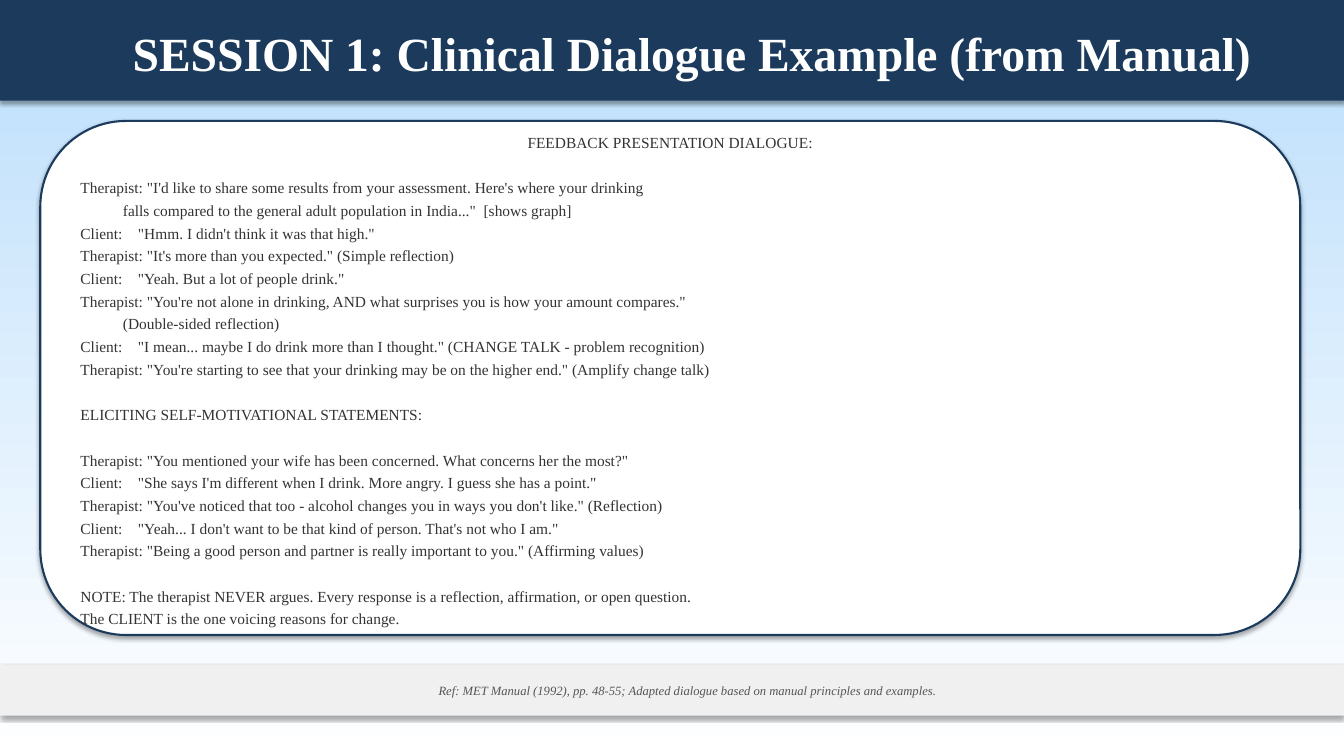
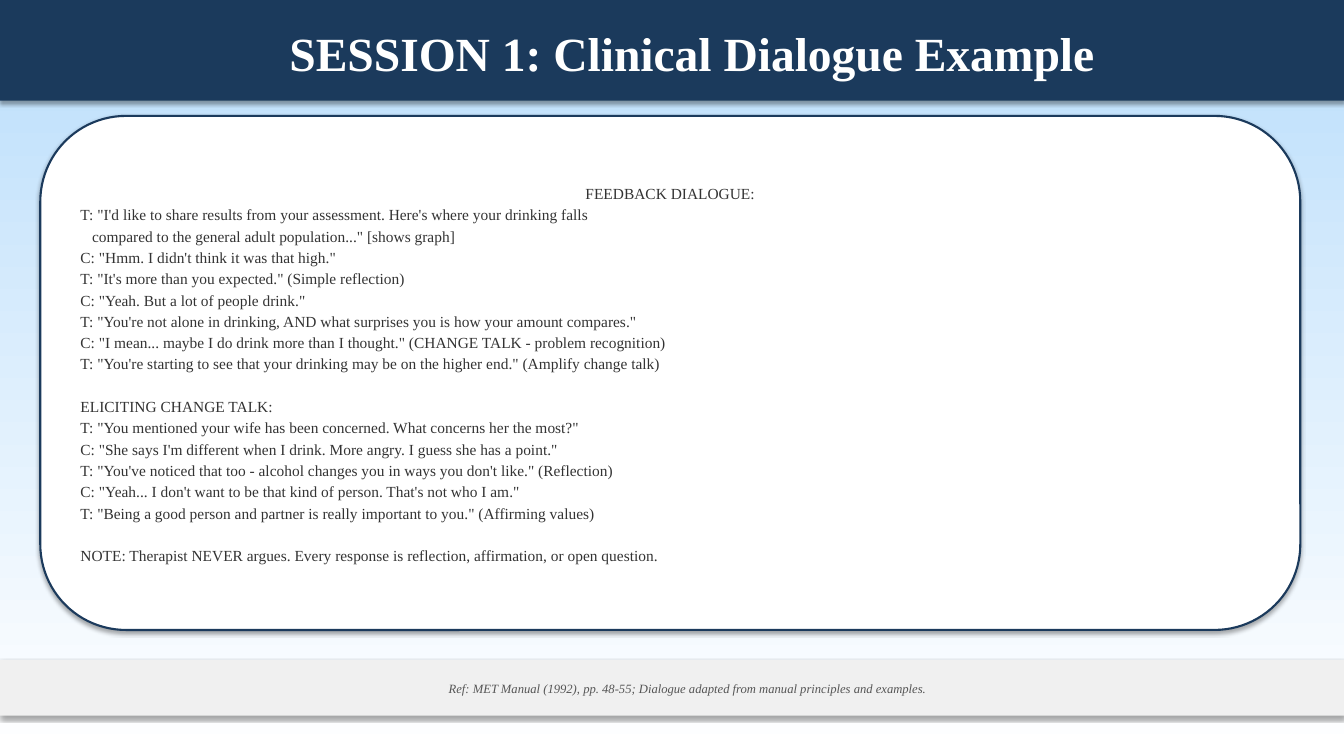
Before and after one commit to tejasdangodra786-byte/Dango-kiro, a slide deck: slide 26 of MET_Comprehensive_Presentation.pptx (slide 25 before the commit). Drawn at 1344x756 pixels with LibreOffice and Linux fonts; fonts in the diff are those of the drawing. Boxes give left, top, right and bottom in pixels: in the first picture for what was removed or moved away, otherwise in the second. Text is boxed around its words. In the diff, an @@ line names an element or a change of style, - is before the commit and + after.

Commit message:
MET Presentation v4.2: 79 slides - fixed overlaps + new sections
- FIXED: Strict zone layout (Title 0-1.0, Content 1.15-6.4, Ref 6.55-7.1) - NO overlaps
- KEPT: All original v4 content (62 slides worth of content preserved)
- ADDED: Section 8 - Comparison with Other Therapies (MET vs CBT, 12-Step, table)
- ADDED: Family & Caregiver involvement (CRAFT, stepped care, psychoeducation)
- ADDED: MET as pretreatment enhancer research
- ADDED: Section 9 - Comorbid Psychiatric Disorders (PD, Depression, Anxiety/PTSD, Bipolar, Psychosis, ADHD, ED)
- ADDED: Summary table of all adaptations
- ADDED: Cultural adaptations for India
- ADDED: Medication adherence using MI
- ADDED: Training & supervision guidelines
- ADDED: Limitations & when MET is insufficient
- ADDED: Evidence table by population
- ADDED: Therapist skills checklist
- ADDED: Ethical considerations
- 79 slides total (~80 as requested)
- References on every slide from research

```diff
--- a/MET_Comprehensive_Presentation.pptx
+++ b/MET_Comprehensive_Presentation.pptx
@@ text in rectangle at (289,38,1094,82): text changed @@
-SESSION 1: Clinical Dialogue Example (from Manual)
+SESSION 1: Clinical Dialogue Example
@@ rounded rectangle "FEEDBACK DIALOGUE:": place and size @@
-rounded rectangle "FEEDBACK DIALOGUE:" at (40,121,1301,635)
+rounded rectangle "FEEDBACK DIALOGUE:" at (40,116,1301,630)
@@ text in rounded rectangle at (80,189,755,565): text changed @@
-FEEDBACK PRESENTATION DIALOGUE:
-Therapist: "I'd like to share some results from your assessment. Here's where your drinking
-falls compared to the general adult population in India..." [shows graph]
-Client: "Hmm. I didn't think it was that high."
-Therapist: "It's more than you expected." (Simple reflection)
-Client: "Yeah. But a lot of people drink."
-Therapist: "You're not alone in drinking, AND what surprises you is how your amount compares."
-(Double-sided reflection)
-Client: "I mean... maybe I do drink more than I thought." (CHANGE TALK - problem recognition)
-Therapist: "You're starting to see that your drinking may be on the higher end." (Amplify change talk)
-ELICITING SELF-MOTIVATIONAL STATEMENTS:
-Therapist: "You mentioned your wife has been concerned. What concerns her the most?"
-Client: "She says I'm different when I drink. More angry. I guess she has a point."
-Therapist: "You've noticed that too - alcohol changes you in ways you don't like." (Reflection)
-Client: "Yeah... I don't want to be that kind of person. That's not who I am."
-Therapist: "Being a good person and partner is really important to you." (Affirming values)
-NOTE: The therapist NEVER argues. Every response is a reflection, affirmation, or open question.
-The CLIENT is the one voicing reasons for change.
+FEEDBACK DIALOGUE:
+T: "I'd like to share results from your assessment. Here's where your drinking falls
+compared to the general adult population..." [shows graph]
+C: "Hmm. I didn't think it was that high."
+T: "It's more than you expected." (Simple reflection)
+C: "Yeah. But a lot of people drink."
+T: "You're not alone in drinking, AND what surprises you is how your amount compares."
+C: "I mean... maybe I do drink more than I thought." (CHANGE TALK - problem recognition)
+T: "You're starting to see that your drinking may be on the higher end." (Amplify change talk)
+ELICITING CHANGE TALK:
+T: "You mentioned your wife has been concerned. What concerns her the most?"
+C: "She says I'm different when I drink. More angry. I guess she has a point."
+T: "You've noticed that too - alcohol changes you in ways you don't like." (Reflection)
+C: "Yeah... I don't want to be that kind of person. That's not who I am."
+T: "Being a good person and partner is really important to you." (Affirming values)
+NOTE: Therapist NEVER argues. Every response is reflection, affirmation, or open question.
@@ rectangle "Ref: MET Manual (1992), pp. ...": place and size @@
-rectangle "Ref: MET Manual (1992), pp. ..." at (0,665,1344,716)
+rectangle "Ref: MET Manual (1992), pp. ..." at (0,660,1344,716)
@@ text in rectangle at (449,684,926,696): text changed @@
-Ref: MET Manual (1992), pp. 48-55; Adapted dialogue based on manual principles and examples.
+Ref: MET Manual (1992), pp. 48-55; Dialogue adapted from manual principles and examples.
```
Also in this commit, not shown: 53 other slides changed, 16 slides added, 2 slides removed, 1 other file.
